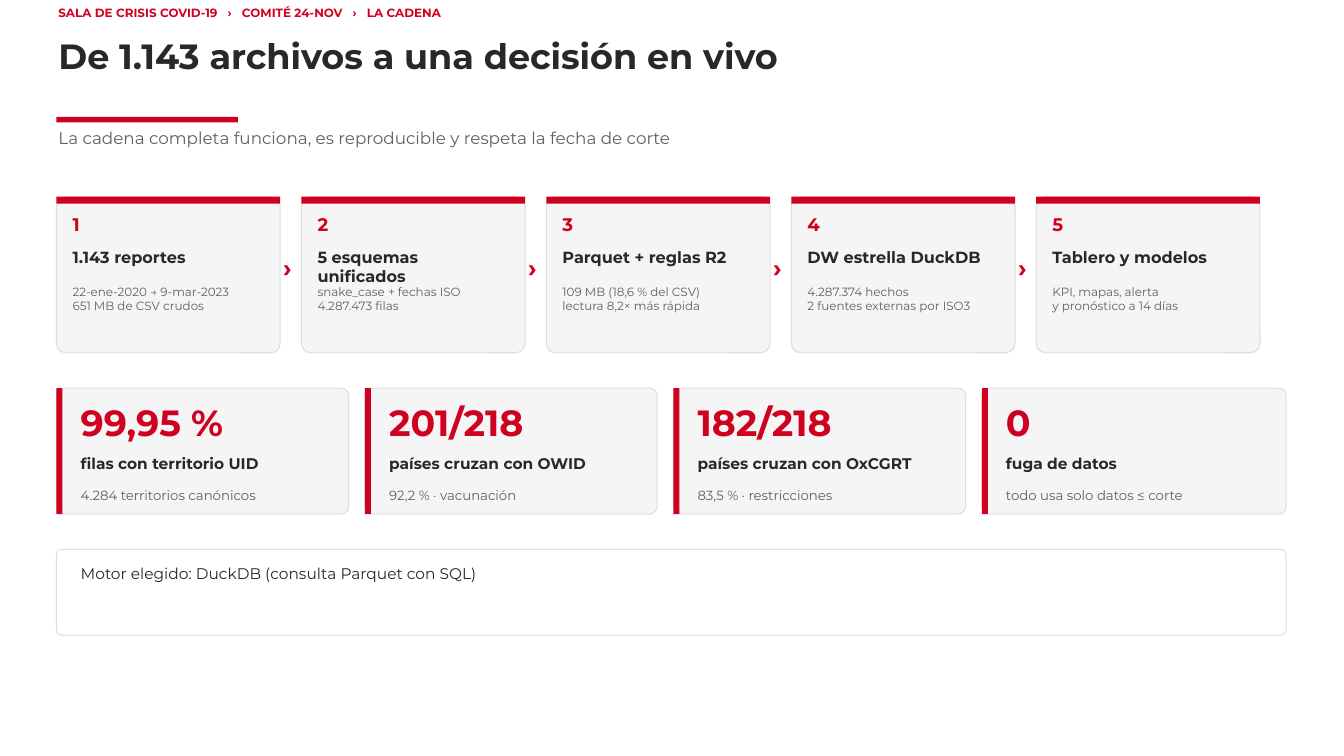
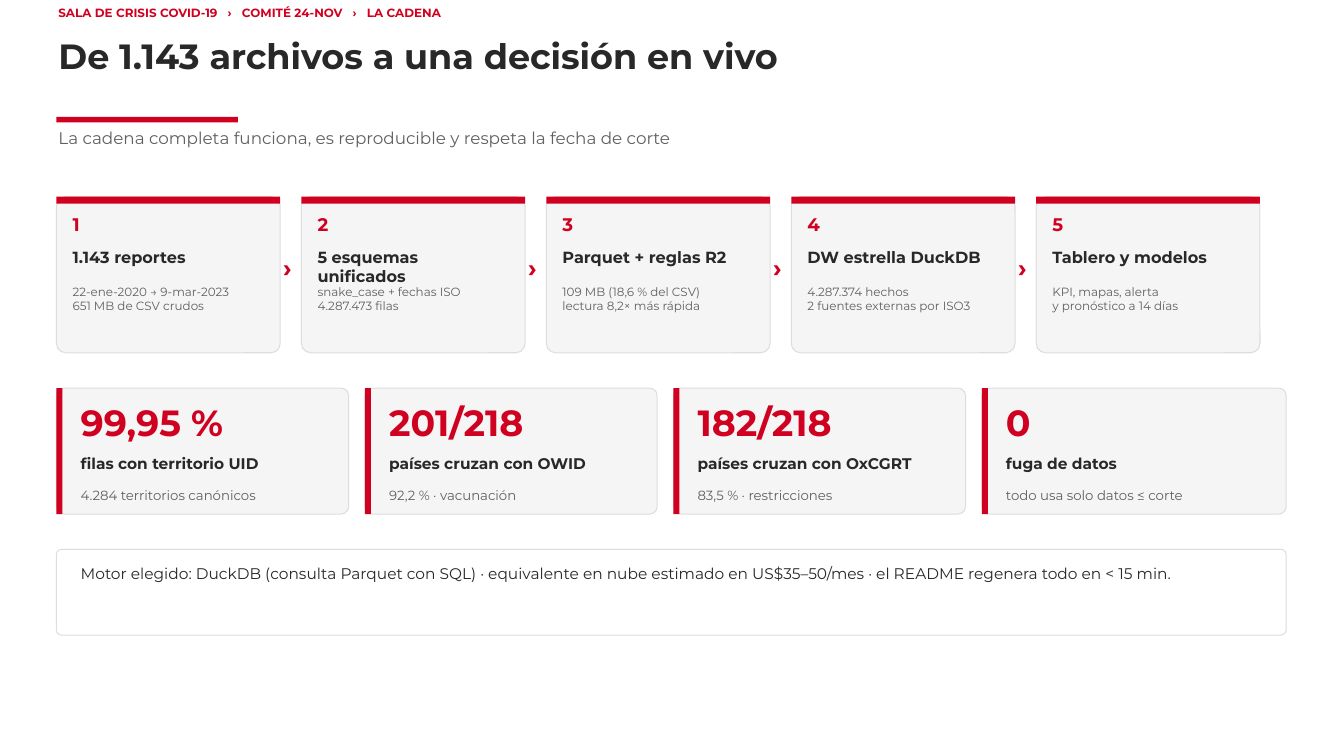
Before and after one commit to Chihector/proyecto-gestion, a slide deck: slide 2 of PPT_Comite_Sala_de_Crisis.pptx. Drawn at 1344x756 pixels with LibreOffice and Linux fonts; fonts in the diff are those of the drawing; background and template pictures are left out. Boxes give left, top, right and bottom in pixels: in the first picture for what was removed or moved away, otherwise in the second. Text is boxed around its words. In the diff, an @@ line names an element or a change of style, - is before the commit and + after.

```diff
--- a/PPT_Comite_Sala_de_Crisis.pptx
+++ b/PPT_Comite_Sala_de_Crisis.pptx
@@ text at box(81, 566, 1171, 582): text changed @@
-Motor elegido: DuckDB (consulta Parquet con SQL)
+Motor elegido: DuckDB (consulta Parquet con SQL) · equivalente en nube estimado en US$35–50/mes · el README regenera todo en < 15 min.
```
Also in this commit, not shown: 1 other slide changed, 3 slides added, 1 other file.
